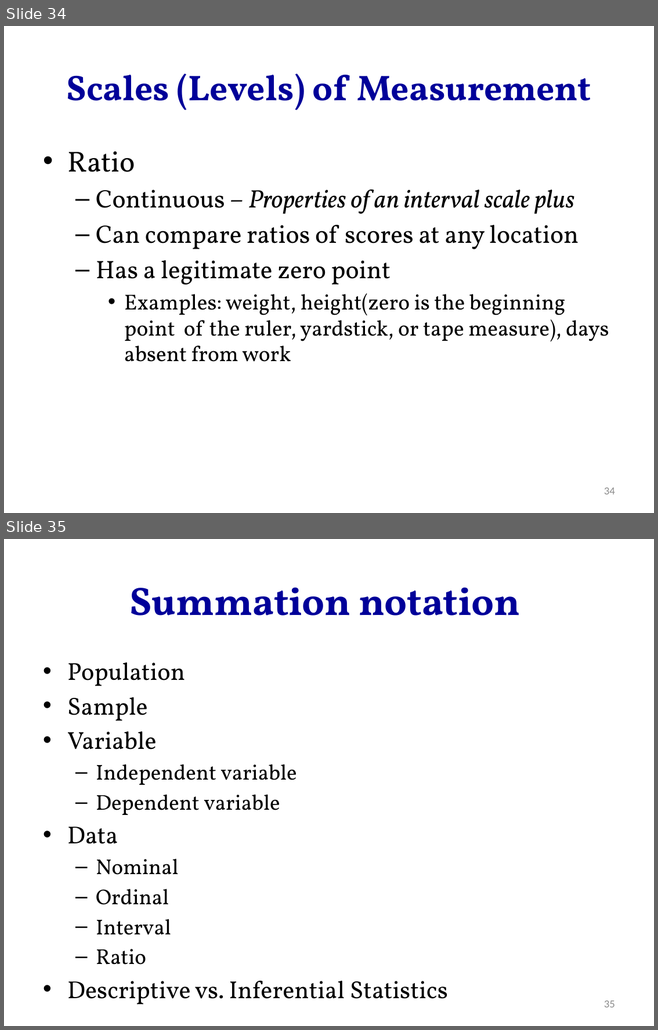
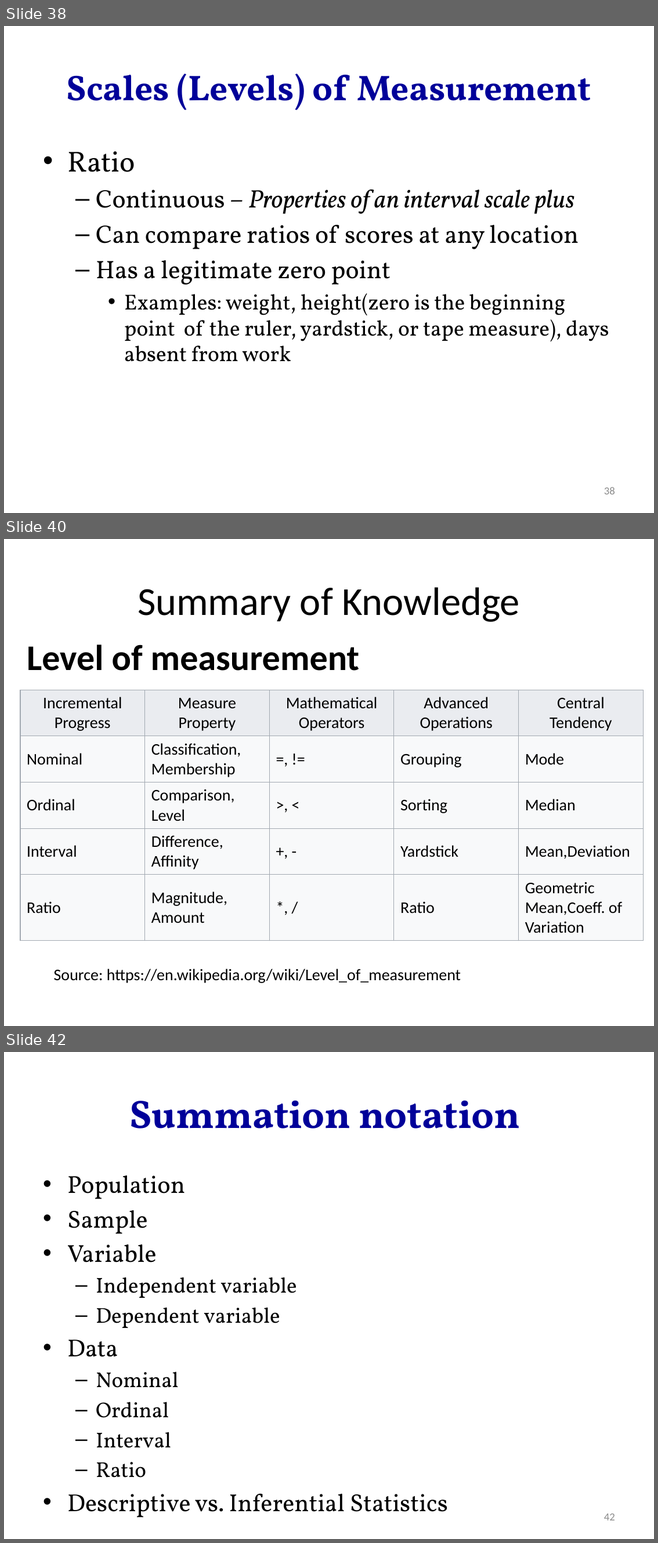
Before and after one commit to hejibo/Psychological-Statistics, a slide deck: Lecture 1- Introduction to Psychological Measurement and Data Analysis/Lecture 1- Introduction to Psychological Measurement and Data Analysis.pptx. Shown one above the other, each under a label of ours: slides 34 and 35 before the commit, slides 38, 40 and 42 after it; the slides between them are not shown. The pictures are 658x1030 and 658x1543 pixels, drawn with LibreOffice and Linux fonts; fonts in the diff are those of the drawing. Boxes give left, top, right and bottom in pixels: in the first picture for what was removed or moved away, otherwise in the second. Text is boxed around its words. In the diff, an @@ line names an element or a change of style, - is before the commit and + after.

Commit message:
revise ch1&2 level of measurement

```diff
--- a/Lecture 1- Introduction to Psychological Measurement and Data Analysis/Lecture 1- Introduction to Psychological Measurement and Data Analysis.pptx
+++ b/Lecture 1- Introduction to Psychological Measurement and Data Analysis/Lecture 1- Introduction to Psychological Measurement and Data Analysis.pptx
@@ slide 40 added at bbox=[4, 539, 654, 1026], background #FFFFFF @@
@@ title added at bbox=[137, 587, 519, 622], 44 pt, text #000000 @@
+Summary of Knowledge
@@ text added at bbox=[27, 645, 359, 671], 40 pt, text #000000, bold @@
+Level of measurement
@@ table added at bbox=[20, 690, 644, 936], 5 rows, 5 columns @@
+Incremental / Progress | Measure Property | Mathematical / Operators | Advanced / Operations | Central / Tendency
+Nominal | Classification, Membership | =, != | Grouping | Mode
+Ordinal | Comparison, Level | >, < | Sorting | Median
+Interval | Difference, Affinity | +, - | Yardstick | Mean,Deviation
+Ratio | Magnitude, Amount | *, / | Ratio | Geometric Mean,Coeff. of Variation
@@ text added at bbox=[54, 969, 460, 983], 18 pt, text #000000 @@
+Source: https://en.wikipedia.org/wiki/Level_of_measurement
@@ what was slide 34 is now slide 38 @@
@@ page number at bbox=[604, 487, 615, 495]: text changed @@
-34
+38
@@ what was slide 35 is now slide 42 @@
@@ page number at bbox=[604, 1514, 615, 1521]: text changed @@
-35
+42
```
Also in this commit, not shown: 6 other slides added, 2 other files.
